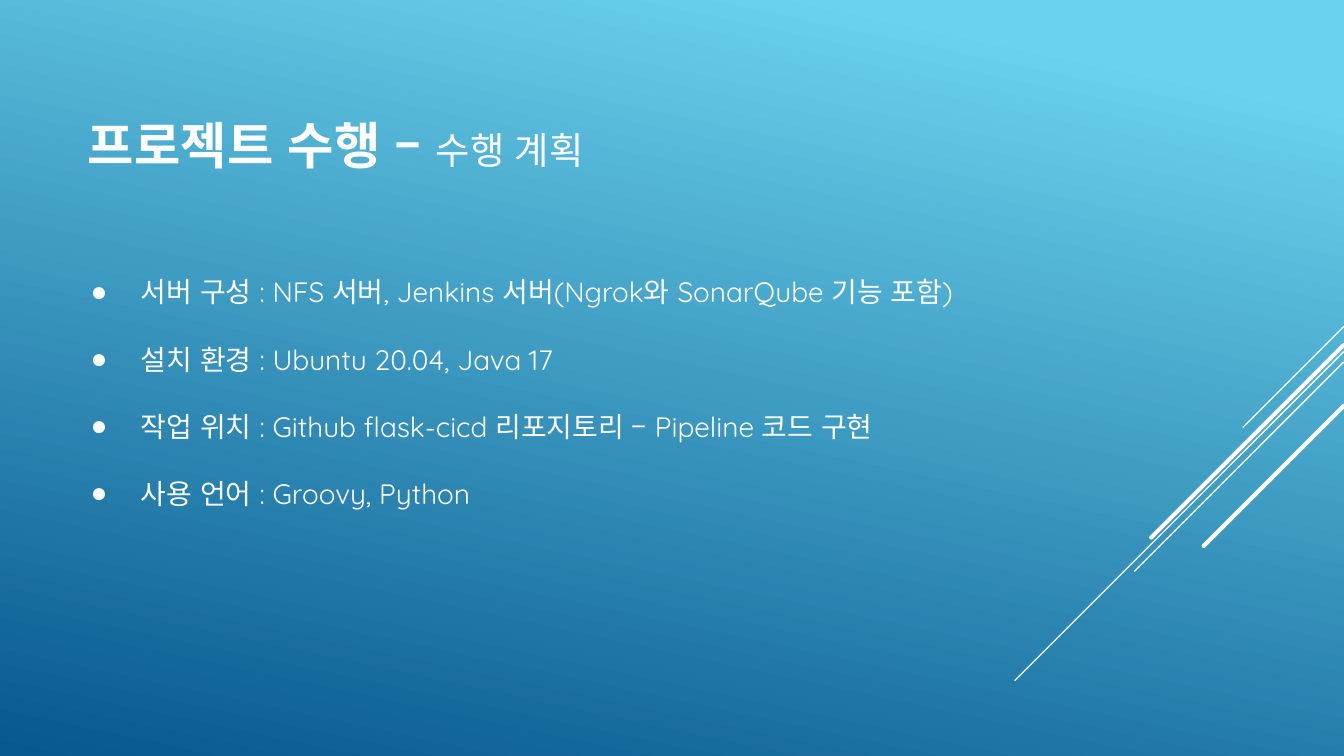
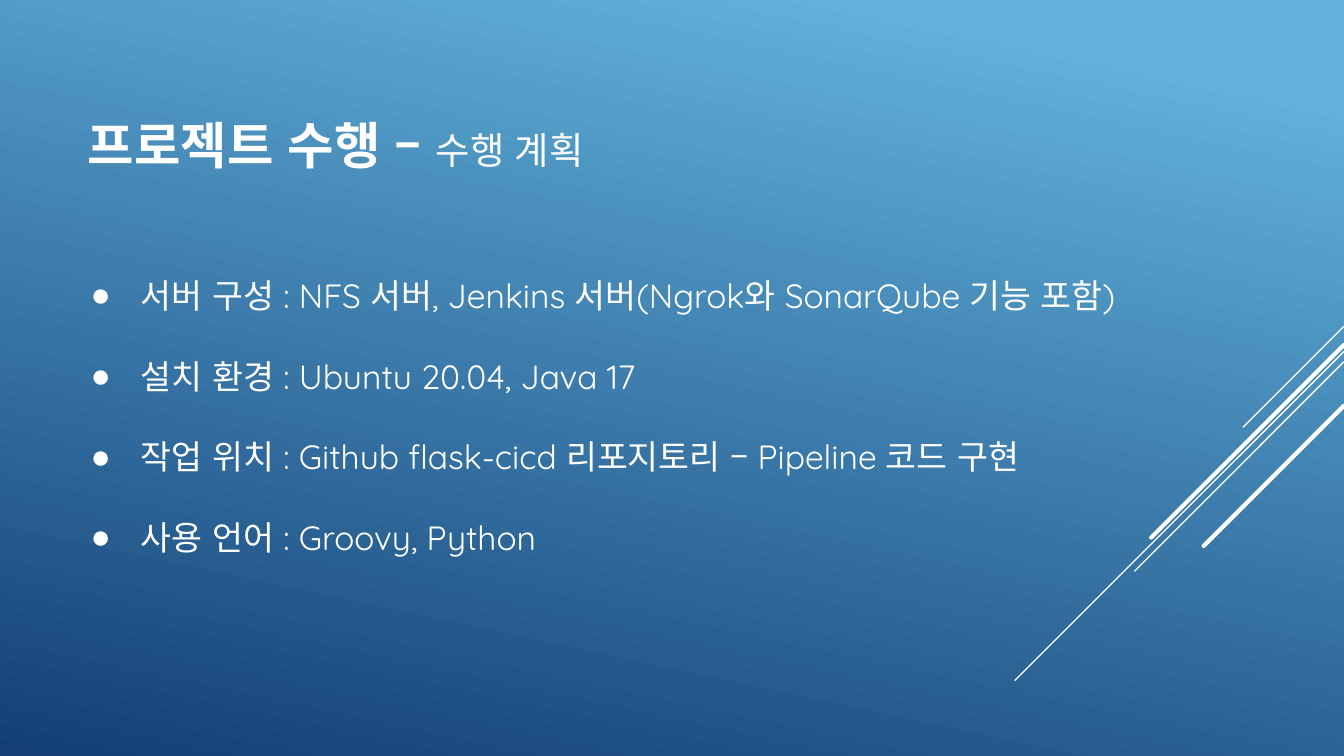
Before and after one commit to KimJeongHoon190/First_Project, a slide deck: slide 5 of 제출자료/최종 발표 프레젠테이션(김정훈).pptx. Drawn at 1344x756 pixels with LibreOffice and Linux fonts; fonts in the diff are those of the drawing. Boxes give left, top, right and bottom in pixels: in the first picture for what was removed or moved away, otherwise in the second. Text is boxed around its words. In the diff, an @@ line names an element or a change of style, - is before the commit and + after.

```diff
--- a/제출자료/최종 발표 프레젠테이션(김정훈).pptx
+++ b/제출자료/최종 발표 프레젠테이션(김정훈).pptx
@@ background gradient #6ED2EB to #06588E to gradient #62B1DA to #134077 @@
@@ text "서버 구성 : NFS 서버, ..." at [141, 280, 1115, 557]: size 15 to 18 pt @@
```
Also in this commit, not shown: 15 other slides changed.
